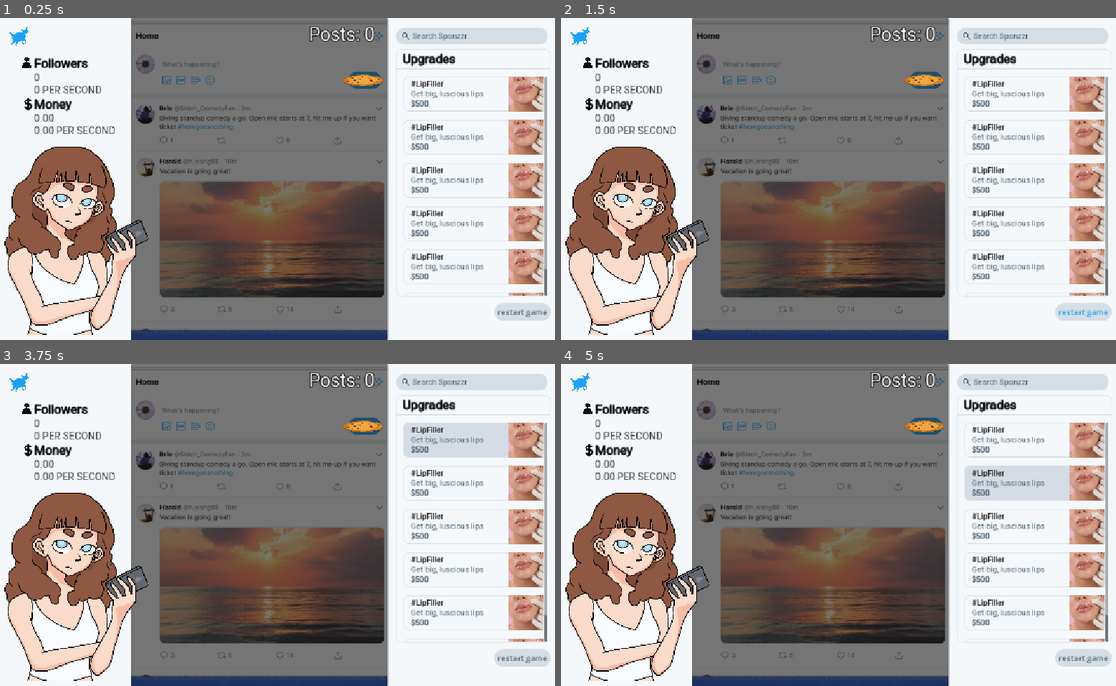
Above: before the commit, frames 1-4 (two rows, left to right).
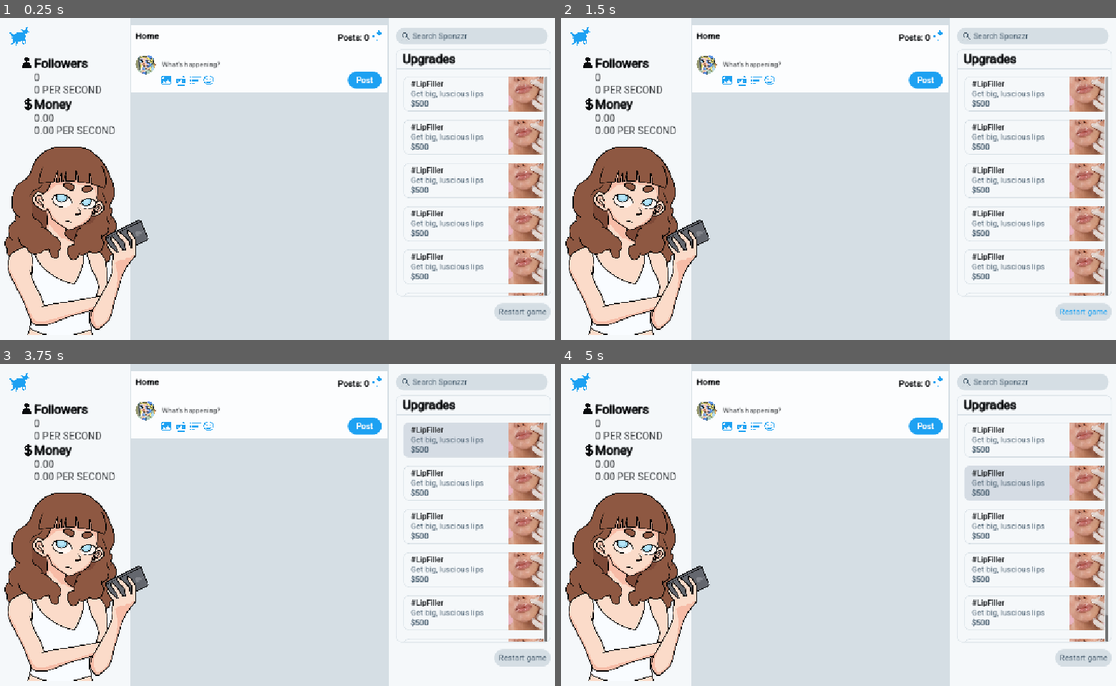
Above: after the commit, the same moments.

Repository: pluto13x/sponzorusa-simulator
Game: Godot game, scene res://scenes/game.tscn
Same seed, same stepped clock (60 frames per second), same inputs: the game is played once before the commit and once after it.
Inputs (mouse positions are in pixels of both pictures, inside the frame that each line leads up to; where the layout moved, square brackets give the same spot in the first picture):
- Up to frame 1 (0.25 s): no input
- Up to frame 2 (1.5 s): click (927, 79) [921, 79] at 0.5 s; click "restart game" (after the commit: "Restart game") at 1.25 s
- Up to frame 3 (3.75 s): click "restart game" (after the commit: "Restart game") at 2 s; click "restart game" (after the commit: "Restart game") at 2.75 s; click (471, 441) at 3.5 s
- Up to frame 4 (5 s): click (1032, 483) at 4.25 s

The runs differ from the first frame. In frame 1, 46% of the frame differs, in the area x 23-99%, y 0-100%; in frame 2, 46%; in frame 3, 46%; in frame 4, 46%.

Commit message:
essential ui done

Diff:
--- a/scenes/game.tscn
+++ b/scenes/game.tscn
@@ -7,15 +7,44 @@
 [ext_resource type="PackedScene" uid="uid://cyhhvmvjjpvxw" path="res://scenes/upgrade_button.tscn" id="4_gee14"]
 [ext_resource type="StyleBox" uid="uid://bfiw1lc2liaon" path="res://styles/search.tres" id="4_vtaks"]
 [ext_resource type="Texture2D" uid="uid://bnyc8ati8y4sl" path="res://assets/icons/search.png" id="5_kvpfn"]
-[ext_resource type="Texture2D" uid="uid://bqm2gipwmx0gg" path="res://assets/icons/cookie.png" id="5_vtaks"]
+[ext_resource type="Texture2D" uid="uid://dn4a077kfryle" path="res://assets/icons/sparkles.png" id="5_ssvqc"]
+[ext_resource type="Texture2D" uid="uid://cb6rft76tcrc3" path="res://assets/icons/pfp.png" id="6_264po"]
 [ext_resource type="PackedScene" uid="uid://dqm8lpmabpugh" path="res://scenes/sponzorusa.tscn" id="6_kvpfn"]
 [ext_resource type="Script" uid="uid://b5y1pcppps2cc" path="res://scenes/posts.gd" id="6_u5sy4"]
+[ext_resource type="Texture2D" uid="uid://qvq0js4wq7wc" path="res://assets/icons/gallery.png" id="7_1kice"]
+[ext_resource type="Texture2D" uid="uid://cqqvvdu3kp1p3" path="res://assets/icons/gif.png" id="8_5newe"]
 [ext_resource type="Texture2D" uid="uid://crmqycuneuprx" path="res://assets/icons/followers.png" id="8_kvpfn"]
+[ext_resource type="Texture2D" uid="uid://dc4j7l2jf1206" path="res://assets/icons/poll.png" id="9_37s47"]
 [ext_resource type="Texture2D" uid="uid://crpqhrp4vxu8s" path="res://assets/icons/logo.png" id="10_kvuet"]
 [ext_resource type="Texture2D" uid="uid://dp8epejgage0e" path="res://assets/icons/money.png" id="12_dinhu"]
+[ext_resource type="Texture2D" uid="uid://bkyxd04vw3unn" path="res://assets/icons/emoji.png" id="18_bt5mj"]
+
+[sub_resource type="StyleBoxFlat" id="StyleBoxFlat_264po"]
+bg_color = Color(0.8352941, 0.87058824, 0.89411765, 1)
+border_color = Color(0.8352941, 0.87058824, 0.89411765, 1)
+
+[sub_resource type="StyleBoxFlat" id="StyleBoxFlat_e1j6l"]
+bg_color = Color(0.9882353, 0.99215686, 0.99607843, 1)
+border_width_top = 1
+border_color = Color(0.8352941, 0.87058824, 0.89411765, 1)
+
+[sub_resource type="StyleBoxFlat" id="StyleBoxFlat_pl11u"]
+bg_color = Color(0.9882353, 0.99215686, 0.99607843, 1)
+border_width_top = 1
+border_width_bottom = 1
+border_color = Color(0.8352941, 0.87058824, 0.89411765, 1)
+
+[sub_resource type="StyleBoxFlat" id="StyleBoxFlat_ssvqc"]
+bg_color = Color(0.11372549, 0.6313726, 0.9490196, 1)
+corner_radius_top_left = 20
+corner_radius_top_right = 20
+corner_radius_bottom_right = 20
+corner_radius_bottom_left = 20
 
 [sub_resource type="StyleBoxFlat" id="StyleBoxFlat_eow3j"]
 bg_color = Color(0.9607843, 0.972549, 0.98039216, 1)
+border_width_left = 2
+border_color = Color(0.8352941, 0.87058824, 0.89411765, 1)
 
 [sub_resource type="StyleBoxFlat" id="StyleBoxFlat_u5sy4"]
 bg_color = Color(0.9607843, 0.972549, 0.98039216, 1)
@@ -116,6 +145,8 @@
 
 [sub_resource type="StyleBoxFlat" id="StyleBoxFlat_j5wjh"]
 bg_color = Color(0.9607843, 0.972549, 0.98039216, 1)
+border_width_right = 2
+border_color = Color(0.8352941, 0.87058824, 0.89411765, 1)
 
 [sub_resource type="Theme" id="Theme_7jktm"]
 
@@ -132,6 +163,105 @@
 position = Vector2(579, 310)
 scale = Vector2(0.9459103, 0.9459103)
 texture = ExtResource("2_u5sy4")
+
+[node name="CenterPanel" type="Panel" parent="." unique_id=412655587]
+layout_mode = 0
+offset_left = 265.0
+offset_right = 782.0
+offset_bottom = 648.0
+theme_override_styles/panel = SubResource("StyleBoxFlat_264po")
+
+[node name="HomePanel" type="Panel" parent="CenterPanel" unique_id=1905783606]
+layout_mode = 0
+offset_top = 14.0
+offset_right = 517.0
+offset_bottom = 60.0
+theme_override_styles/panel = SubResource("StyleBoxFlat_e1j6l")
+
+[node name="Posts" type="Label" parent="CenterPanel/HomePanel" unique_id=862881659]
+layout_mode = 0
+offset_left = 319.0
+offset_top = 3.0
+offset_right = 478.0
+offset_bottom = 48.0
+theme_override_colors/font_color = Color(0.039215688, 0.047058824, 0.05490196, 1)
+theme_override_colors/font_outline_color = Color(0.039215688, 0.047058824, 0.05490196, 1)
+theme_override_constants/outline_size = 2
+theme_override_fonts/font = ExtResource("3_gee14")
+theme_override_font_sizes/font_size = 17
+text = "Posts: 0"
+horizontal_alignment = 2
+vertical_alignment = 1
+script = ExtResource("6_u5sy4")
+
+[node name="Label" type="Label" parent="CenterPanel/HomePanel" unique_id=2117154309]
+layout_mode = 0
+offset_left = 9.0
+offset_top = 12.0
+offset_right = 56.0
+offset_bottom = 35.0
+theme_override_colors/font_color = Color(0.039215688, 0.047058824, 0.05490196, 1)
+theme_override_colors/font_outline_color = Color(0.039215688, 0.047058824, 0.05490196, 1)
+theme_override_constants/outline_size = 2
+theme_override_fonts/font = ExtResource("3_gee14")
+theme_override_font_sizes/font_size = 17
+text = "Home"
+
+[node name="Sparkles" type="Sprite2D" parent="CenterPanel/HomePanel" unique_id=1323243773]
+position = Vector2(495.00003, 21)
+scale = Vector2(0.07177743, 0.07177743)
+texture = ExtResource("5_ssvqc")
+
+[node name="MakePostPanel" type="Panel" parent="CenterPanel" unique_id=606567498]
+layout_mode = 0
+offset_top = 60.0
+offset_right = 517.0
+offset_bottom = 151.0
+theme_override_styles/panel = SubResource("StyleBoxFlat_pl11u")
+
+[node name="Pfp" type="Sprite2D" parent="CenterPanel/MakePostPanel" unique_id=1918509990]
+position = Vector2(29.250006, 33.250008)
+scale = Vector2(0.07714846, 0.07714846)
+texture = ExtResource("6_264po")
+
+[node name="PostButton" type="Button" parent="CenterPanel/MakePostPanel" unique_id=1918736669]
+layout_mode = 0
+offset_left = 436.0
+offset_top = 48.0
+offset_right = 504.0
+offset_bottom = 82.0
+theme_override_colors/font_color = Color(0.9607843, 0.972549, 0.98039216, 1)
+theme_override_colors/font_outline_color = Color(0.9607843, 0.972549, 0.98039216, 1)
+theme_override_constants/outline_size = 1
+theme_override_fonts/font = ExtResource("3_gee14")
+theme_override_styles/normal = SubResource("StyleBoxFlat_ssvqc")
+text = "Post"
+
+[node name="Label" type="Label" parent="CenterPanel/MakePostPanel" unique_id=1669924005]
+layout_mode = 0
+offset_left = 62.0
+offset_top = 25.0
+offset_right = 196.0
+offset_bottom = 48.0
+theme_override_colors/font_color = Color(0.20784314, 0.21960784, 0.23137255, 1)
+theme_override_fonts/font = ExtResource("3_gee14")
+theme_override_font_sizes/font_size = 14
+text = "What's happening?"
+
+[node name="Gallery" type="Sprite2D" parent="CenterPanel" unique_id=1998101223]
+position = Vector2(71.00001, 125.00001)
+scale = Vector2(0.04736332, 0.04736332)
+texture = ExtResource("7_1kice")
+
+[node name="Gif" type="Sprite2D" parent="CenterPanel" unique_id=886819430]
+position = Vector2(100.562485, 125.4375)
+scale = Vector2(0.040771436, 0.04077149)
+texture = ExtResource("8_5newe")
+
+[node name="Poll" type="Sprite2D" parent="CenterPanel" unique_id=2092996119]
+position = Vector2(129, 125.00001)
+scale = Vector2(0.11750001, 0.11750001)
+texture = ExtResource("9_37s47")
 
 [node name="RightPanel" type="Panel" parent="." unique_id=1406605891]
 layout_mode = 1
@@ -339,37 +469,7 @@
 scale = Vector2(0.024709329, 0.02470933)
 texture = ExtResource("10_kvuet")
 
-[node name="CenterPanel" type="Panel" parent="." unique_id=412655587]
-layout_mode = 0
-offset_left = 265.0
-offset_right = 782.0
-offset_bottom = 648.0
-
-[node name="PostButton" type="TextureButton" parent="CenterPanel" unique_id=1921106611]
-layout_mode = 0
-offset_left = 421.0
-offset_top = 113.0
-offset_right = 513.0
-offset_bottom = 139.0
-texture_normal = ExtResource("5_vtaks")
-ignore_texture_size = true
-stretch_mode = 0
-
-[node name="Posts" type="Label" parent="CenterPanel" unique_id=862881659]
-layout_mode = 0
-offset_left = 344.0
-offset_top = 11.0
-offset_right = 503.0
-offset_bottom = 56.0
-theme_override_constants/outline_size = 6
-theme_override_fonts/font = ExtResource("3_gee14")
-theme_override_font_sizes/font_size = 37
-text = "Posts: 0"
-horizontal_alignment = 1
-vertical_alignment = 1
-script = ExtResource("6_u5sy4")
-
-[node name="sponzorusa" parent="." unique_id=274031362 instance=ExtResource("6_kvpfn")]
+[node name="sponzorusa" parent="LeftPanel" unique_id=274031362 instance=ExtResource("6_kvpfn")]
 position = Vector2(3.0000002, 229)
 scale = Vector2(0.2, 0.2)
 
@@ -381,18 +481,24 @@
 offset_bottom = 609.0
 theme_override_colors/font_color = Color(0.30980393, 0.39215687, 0.45882353, 1)
 theme_override_colors/font_hover_color = Color(0.11372549, 0.6313726, 0.9490196, 1)
+theme_override_fonts/font = ExtResource("3_gee14")
 theme_override_styles/normal = ExtResource("4_vtaks")
 theme_override_styles/pressed = ExtResource("4_vtaks")
 theme_override_styles/hover = ExtResource("4_vtaks")
-text = "restart game"
+text = "Restart game"
 
 [node name="Timer" type="Timer" parent="." unique_id=1965286781]
 wait_time = 0.1
 autostart = true
 
+[node name="Emoji" type="Sprite2D" parent="." unique_id=1767314300]
+position = Vector2(420.99997, 125)
+scale = Vector2(0.044067476, 0.044067476)
+texture = ExtResource("18_bt5mj")
+
 [connection signal="gain_followers" from="." to="LeftPanel/MarginContainer/Stats" method="_on_game_gain_followers"]
 [connection signal="gain_money" from="." to="LeftPanel/MarginContainer/Stats" method="_on_game_gain_money"]
-[connection signal="gain_posts" from="." to="CenterPanel/Posts" method="_on_game_gain_posts"]
-[connection signal="button_down" from="CenterPanel/PostButton" to="." method="_on_post_button_button_down"]
+[connection signal="gain_posts" from="." to="CenterPanel/HomePanel/Posts" method="_on_game_gain_posts"]
+[connection signal="button_down" from="CenterPanel/MakePostPanel/PostButton" to="." method="_on_post_button_button_down"]
 [connection signal="button_down" from="RestartSave" to="." method="_on_restart_save_button_down"]
 [connection signal="timeout" from="Timer" to="." method="_on_timer_timeout"]
Binary file added: assets/icons/emoji.png
Not shown, added: assets/icons/emoji.png.import
Binary file added: assets/icons/gallery.png
Not shown, added: assets/icons/gallery.png.import
Binary file added: assets/icons/gif.png
Not shown, added: assets/icons/gif.png.import
Binary file added: assets/icons/pfp.png
Not shown, added: assets/icons/pfp.png.import
Binary file added: assets/icons/poll.png
Not shown, added: assets/icons/poll.png.import
Binary file added: assets/icons/sparkles.png
Not shown, added: assets/icons/sparkles.png.import
